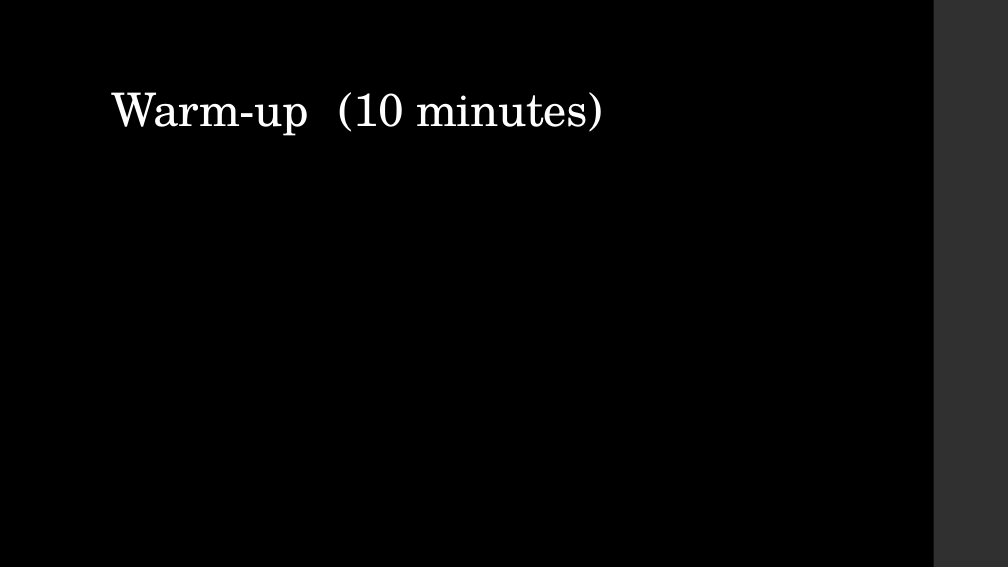
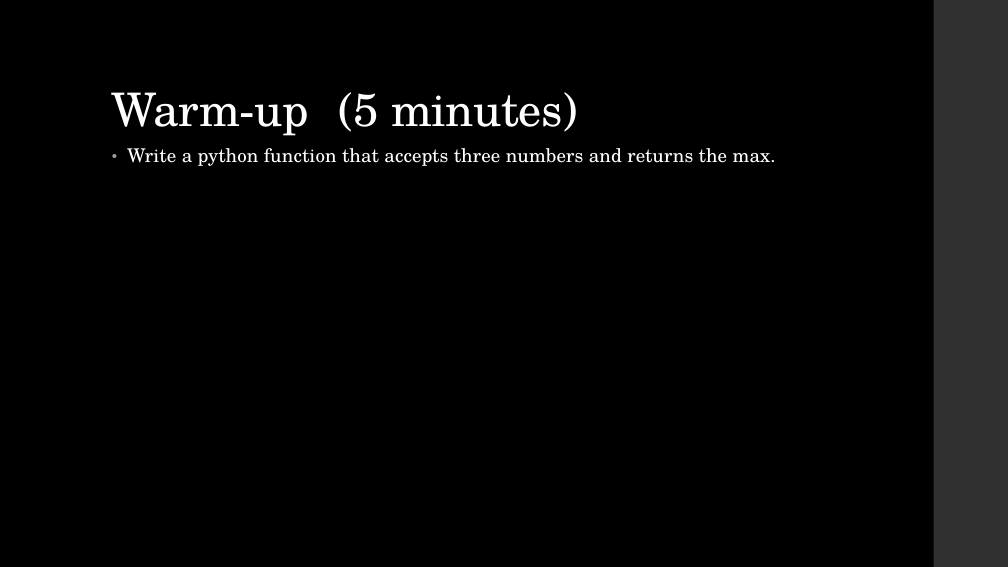
Before and after one commit to LaunchCoderGirlSTL/Data-Science-Assignments, a slide deck: slide 2 of course_material/week_08/week_08_presentation.pptx. Drawn at 1008x567 pixels with LibreOffice and Linux fonts; fonts in the diff are those of the drawing. Boxes give left, top, right and bottom in pixels: in the first picture for what was removed or moved away, otherwise in the second. Text is boxed around its words. In the diff, an @@ line names an element or a change of style, - is before the commit and + after.

Commit message:
basic stats python update

```diff
--- a/course_material/week_08/week_08_presentation.pptx
+++ b/course_material/week_08/week_08_presentation.pptx
@@ title at box(112, 92, 578, 136): text changed @@
-Warm-up (10 minutes)
+Warm-up (5 minutes)
@@ text added at box(127, 148, 776, 166), 18 pt, text #FFFFFF @@
+• Write a python function that accepts three numbers and returns the max.
```
Also in this commit, not shown: 3 other slides changed, 2 other files.
